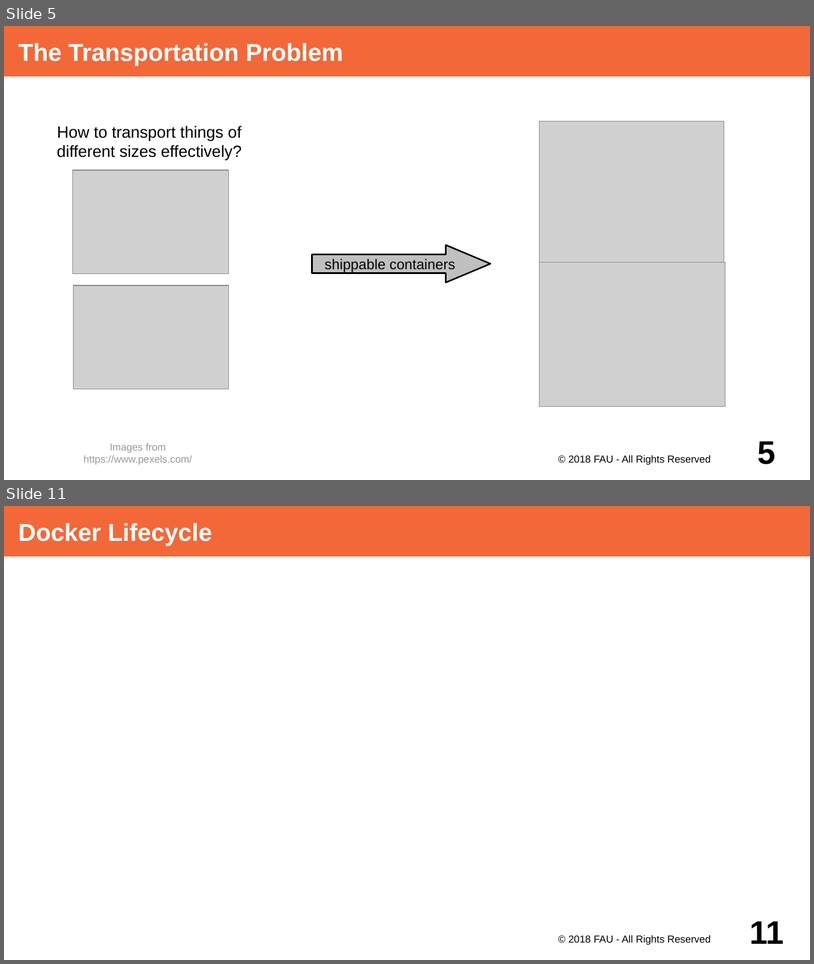
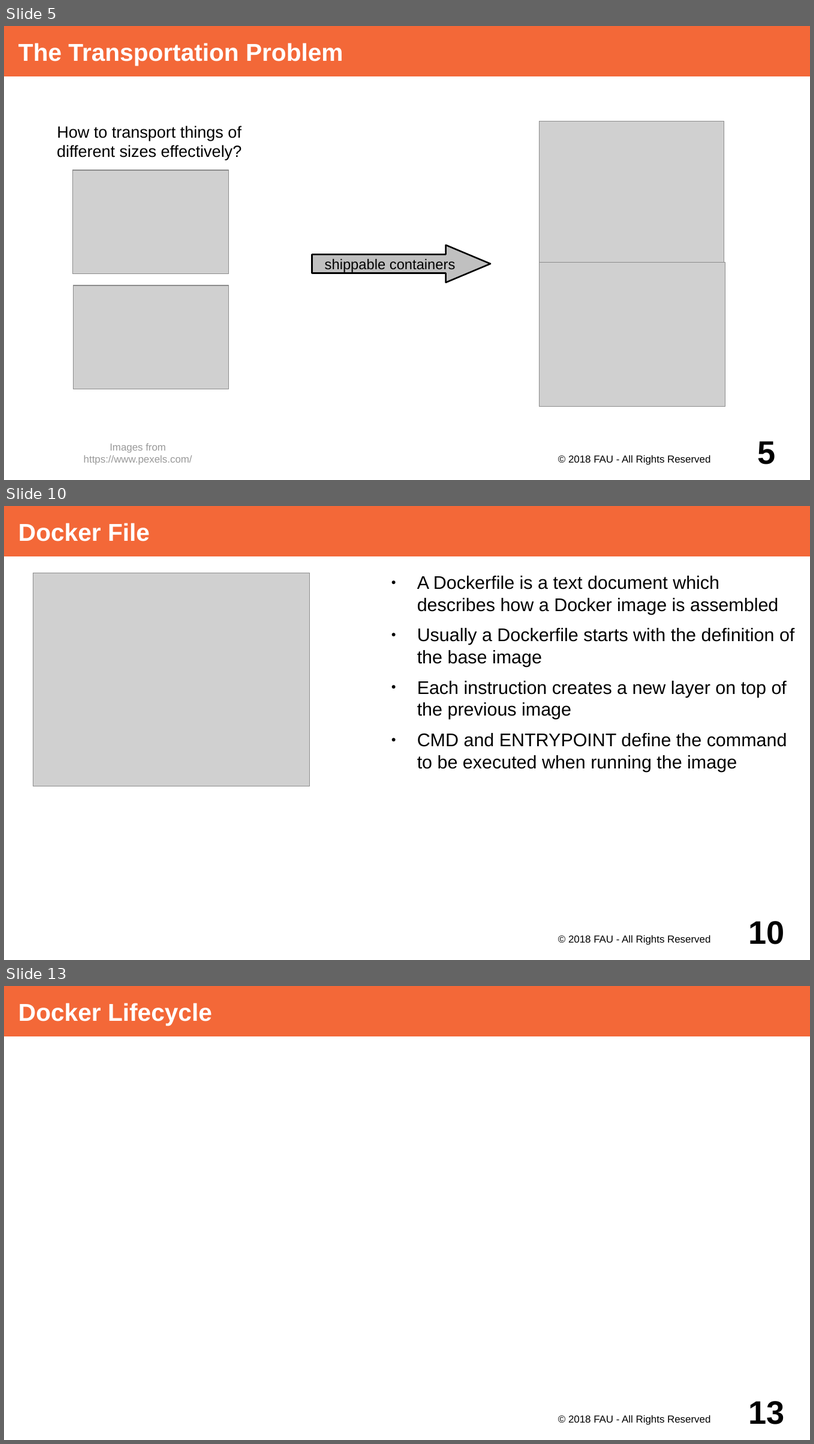
Before and after one commit to dirkriehle/adap-course, a slide deck: Lecture Slides/ADAP Z01 - Containerization.odp. Shown one above the other, each under a label of ours: slides 5 and 11 before the commit, slides 5, 10 and 13 after it; the slides between them are not shown. The pictures are 814x964 and 814x1444 pixels, drawn with LibreOffice and Linux fonts; fonts in the diff are those of the drawing; grey boxes stand for pictures. Boxes give left, top, right and bottom in pixels: in the first picture for what was removed or moved away, otherwise in the second. Text is boxed around its words. In the diff, an @@ line names an element or a change of style, - is before the commit and + after.

```diff
--- a/Lecture Slides/ADAP Z01 - Containerization.odp
+++ b/Lecture Slides/ADAP Z01 - Containerization.odp
@@ slide 10 added at (4, 506, 810, 960), background #FFFFFF @@
@@ title added at (4, 506, 810, 556), fill #F36838, 24 pt, text #FFFFFF, bold @@
+Docker File
@@ picture added at (33, 573, 310, 786) @@
@@ text added at (417, 576, 795, 772), 18 pt, text #000000 @@
+● A Dockerfile is a text document which describes how a Docker image is assembled
+● Usually a Dockerfile starts with the definition of the base image
+● Each instruction creates a new layer on top of the previous image
+● CMD and ENTRYPOINT define the command to be executed when running the image
@@ text added at (569, 934, 711, 945), 10 pt, text #000000 @@
+© 2018 FAU - All Rights Reserved
@@ page number added at (749, 921, 785, 944), 32 pt, text #000000, bold @@
+10
@@ what was slide 11 is now slide 13 @@
@@ page number at (749, 1401, 785, 1424): text changed @@
-11
+13
```
Also in this commit, not shown: 7 slides changed, 1 other slide added.
